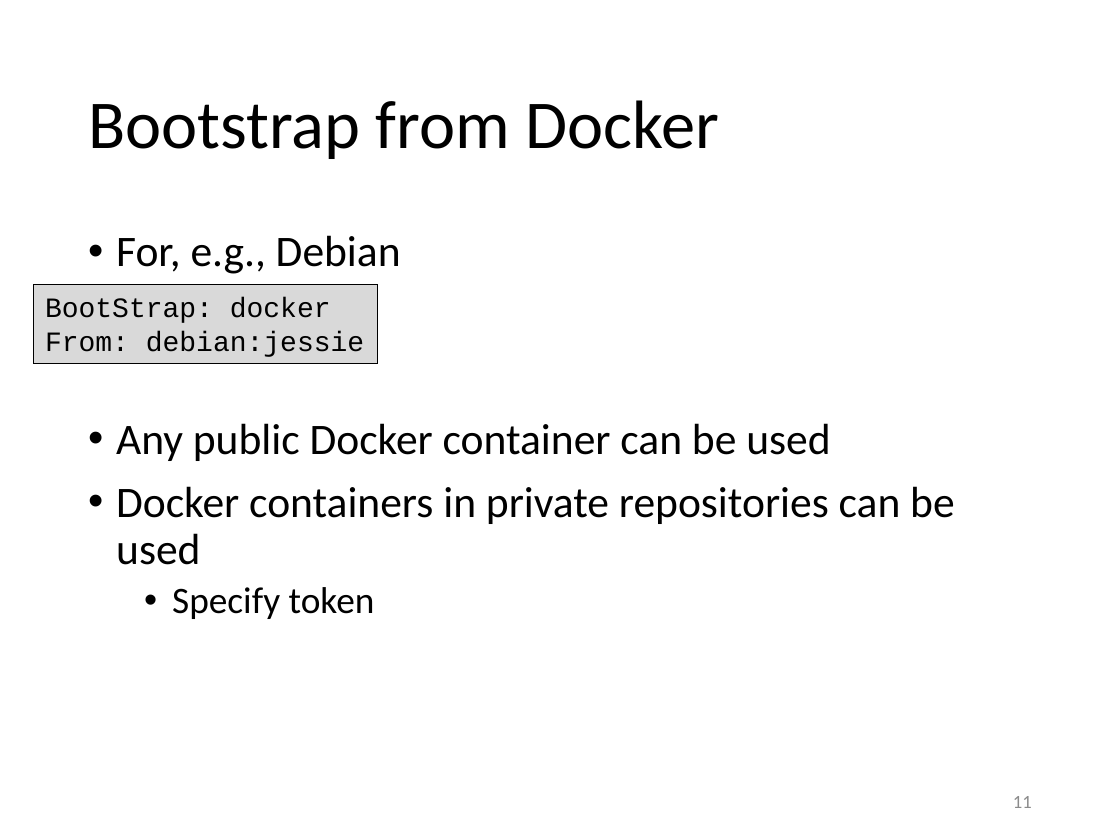
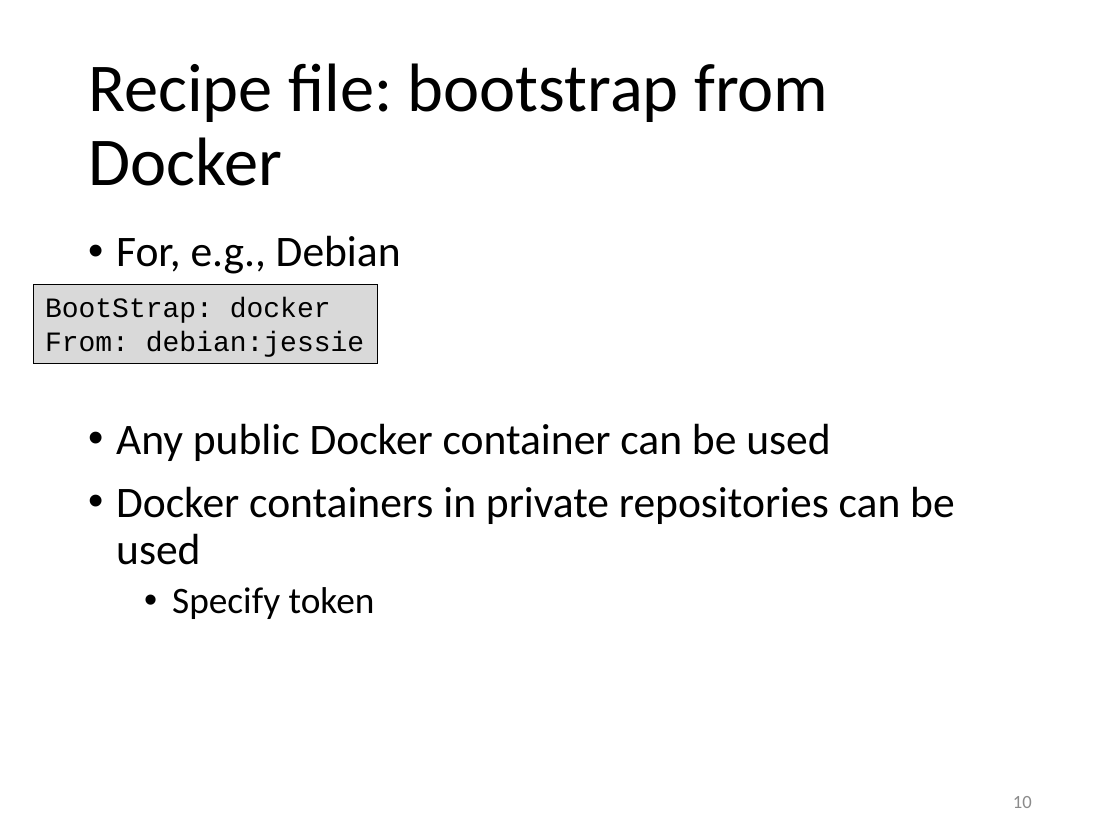
Before and after one commit to gjbex/training-material, a slide deck: slide 10 of Virtualization/singularity.pptx (slide 11 before the commit). Drawn at 1120x840 pixels with LibreOffice and Linux fonts; fonts in the diff are those of the drawing. Boxes give left, top, right and bottom in pixels: in the first picture for what was removed or moved away, otherwise in the second. Text is boxed around its words. In the diff, an @@ line names an element or a change of style, - is before the commit and + after.

```diff
--- a/Virtualization/singularity.pptx
+++ b/Virtualization/singularity.pptx
@@ title at <box>88,63,828,186</box>: text changed @@
-Bootstrap from Docker
+Recipe file: bootstrap from Docker
@@ page number at <box>1013,796,1032,808</box>: text changed @@
-11
+10
```
Also in this commit, not shown: 14 other slides changed, 4 slides added.
